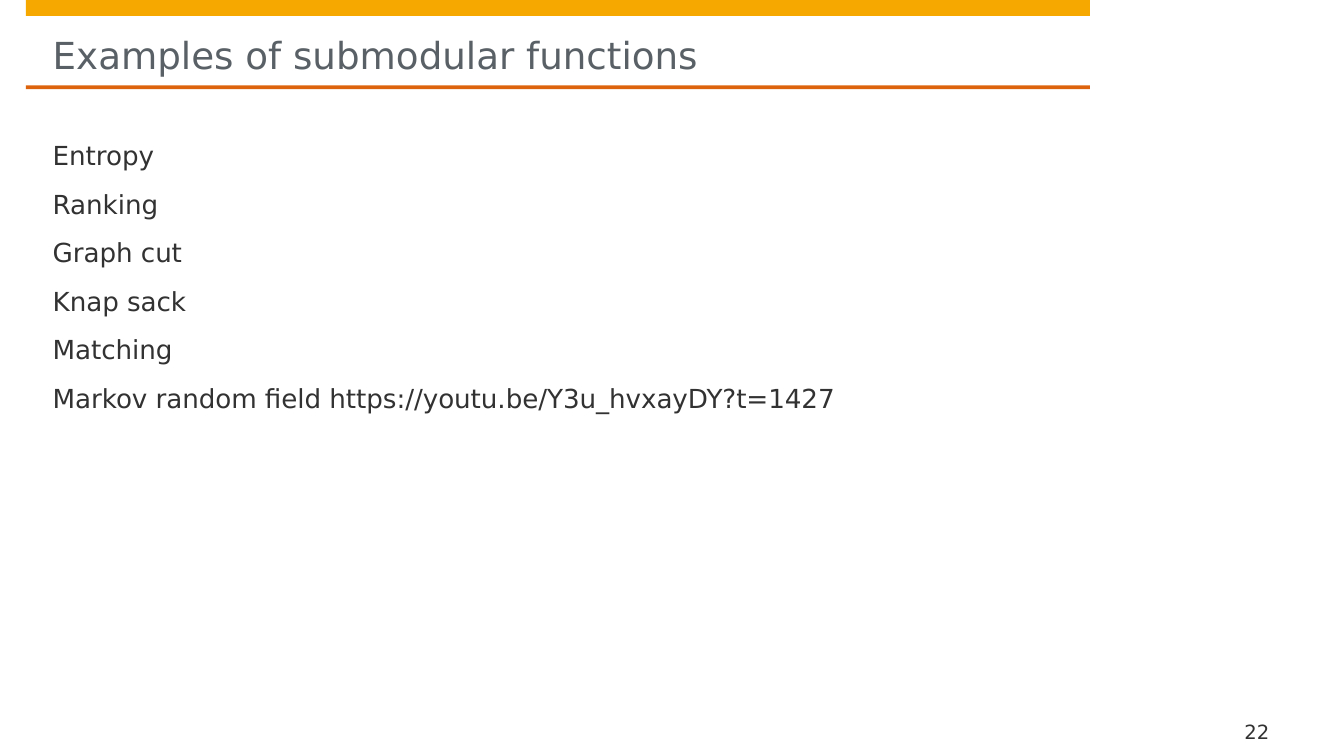
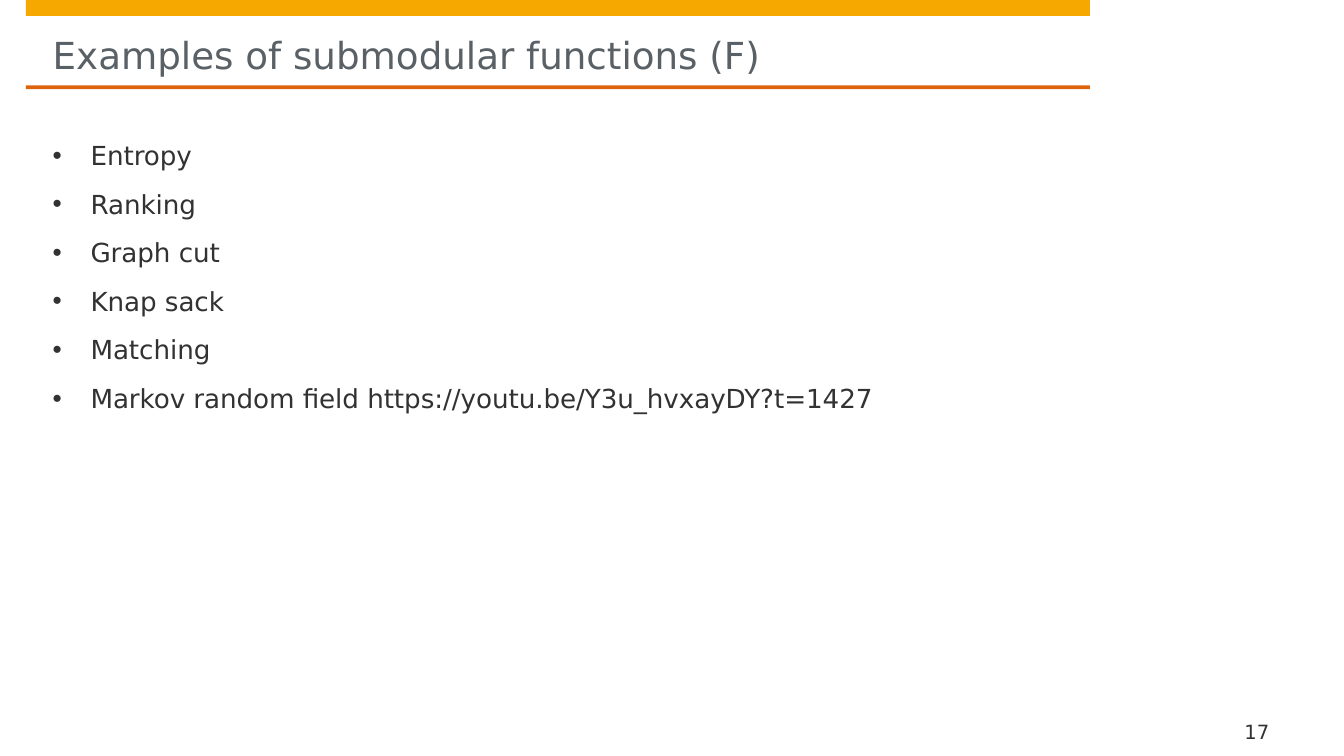
Before and after one commit to hpi-sam/GNN-Course-2020, a slide deck: slide 17 of 15. Submodular Functions and Applications.pptx (slide 22 before the commit). Drawn at 1344x756 pixels with LibreOffice and Linux fonts; fonts in the diff are those of the drawing; background and template pictures are left out. Boxes give left, top, right and bottom in pixels: in the first picture for what was removed or moved away, otherwise in the second. Text is boxed around its words. In the diff, an @@ line names an element or a change of style, - is before the commit and + after.

```diff
--- a/15. Submodular Functions and Applications.pptx
+++ b/15. Submodular Functions and Applications.pptx
@@ title at [53, 40, 759, 77]: text changed @@
-Examples of submodular functions
+Examples of submodular functions (F)
@@ text "Entropy" at [91, 146, 872, 413]: bullet none to • @@
@@ page number at [1244, 724, 1269, 739]: text changed @@
-22
+17
```
Also in this commit, not shown: 2 other slides changed, 2 slides added, 8 slides removed.
